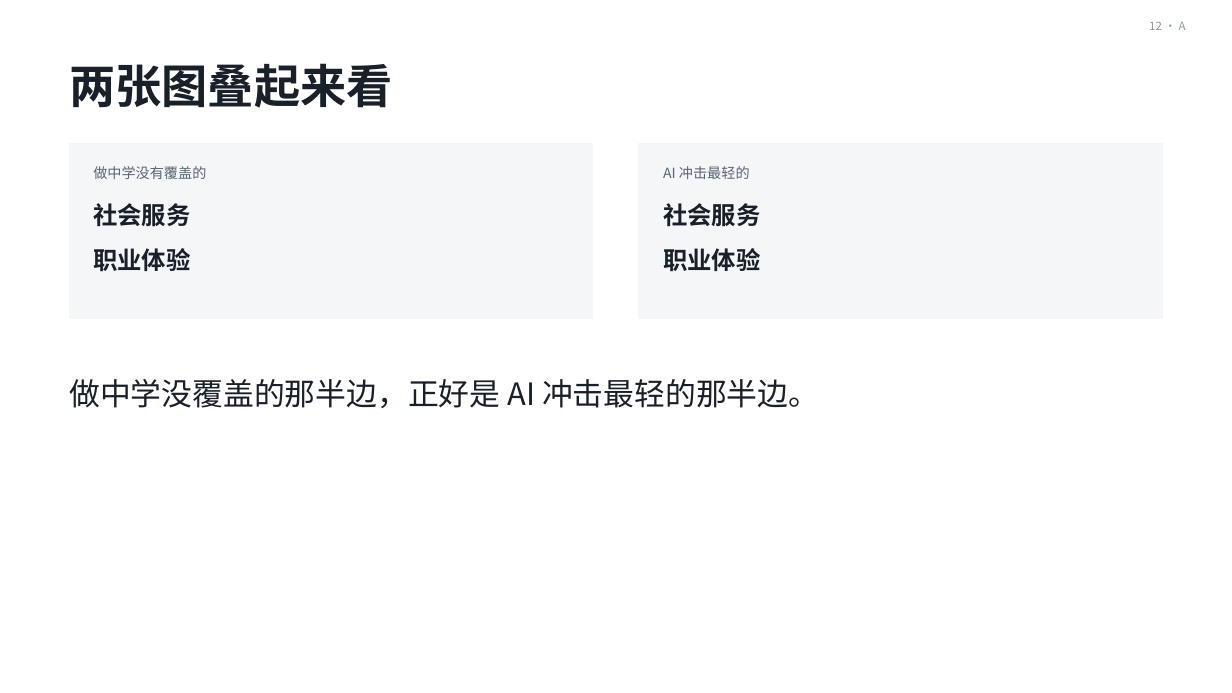
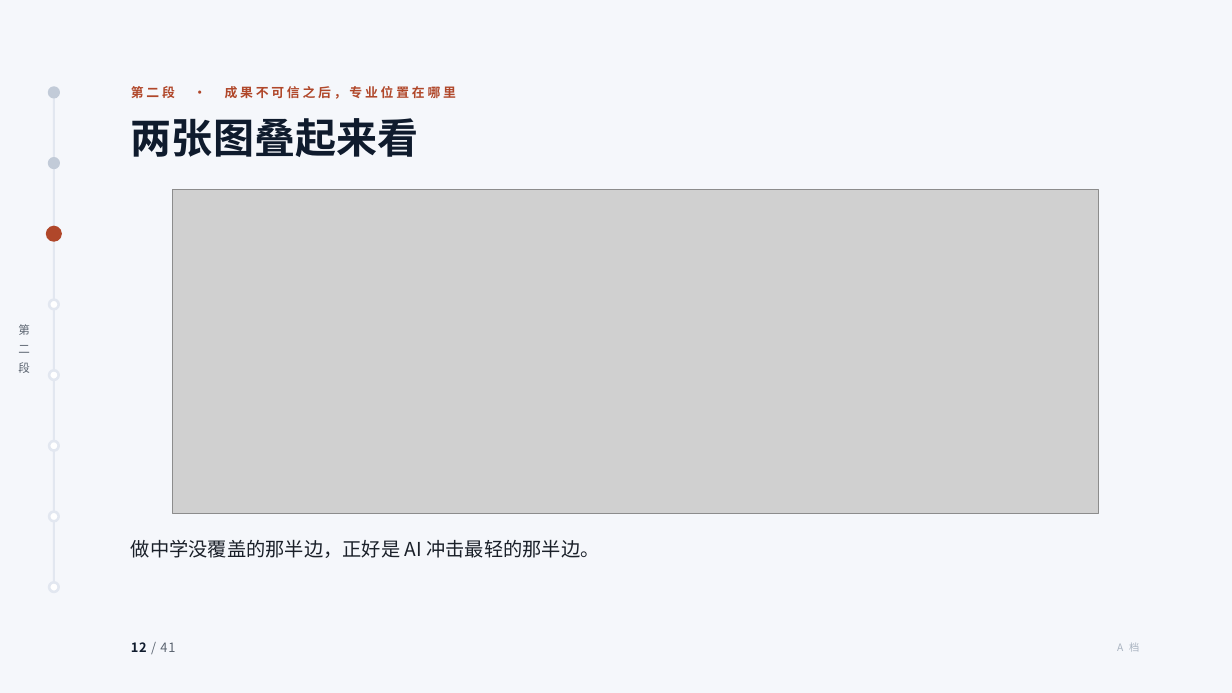
Before and after one commit to tonyxinvip/slides, a slide deck: slide 12 of comprehensive-practice-ai/做中学与综合实践活动.pptx. Drawn at 1232x693 pixels with LibreOffice and Linux fonts; fonts in the diff are those of the drawing; grey boxes stand for pictures. Boxes give left, top, right and bottom in pixels: in the first picture for what was removed or moved away, otherwise in the second. Text is boxed around its words. In the diff, an @@ line names an element or a change of style, - is before the commit and + after.

```diff
--- a/comprehensive-practice-ai/做中学与综合实践活动.pptx
+++ b/comprehensive-practice-ai/做中学与综合实践活动.pptx
@@ background #FFFFFF to #F5F7FB @@
@@ text removed at bbox=[1149, 21, 1186, 30] @@
-12 · A
@@ ellipse added at bbox=[49, 88, 58, 97], fill #C2CBD8, outline #C2CBD8 2 pt @@
@@ text added at bbox=[131, 86, 456, 99], 10 pt, text #B0472A, bold @@
+第二段 · 成果不可信之后，专业位置在哪里
@@ line added from (54, 92) to (54, 587), #E2E7F0 1.5 pt @@
@@ text "两张图叠起来看": place and size @@
-text "两张图叠起来看" at bbox=[69, 63, 392, 108]
+text "两张图叠起来看" at bbox=[131, 118, 419, 157]
@@ text "两张图叠起来看" at bbox=[131, 118, 419, 157]: size 36 to 32 pt, text colour #1A2029 to #0F1B2D @@
@@ rectangle removed at bbox=[69, 143, 593, 319] @@
@@ rectangle removed at bbox=[640, 143, 1164, 319] @@
@@ ellipse added at bbox=[49, 158, 58, 167], fill #C2CBD8, outline #C2CBD8 2 pt @@
@@ text removed at bbox=[93, 166, 206, 179] @@
-做中学没有覆盖的
@@ text removed at bbox=[663, 166, 750, 179] @@
-AI 冲击最轻的
@@ text removed at bbox=[93, 203, 190, 227] @@
-社会服务
@@ picture added at bbox=[172, 190, 1098, 514] @@
@@ text removed at bbox=[663, 203, 760, 227] @@
-社会服务
@@ ellipse added at bbox=[47, 227, 61, 241], fill #B0472A, outline #B0472A 2 pt @@
@@ text removed at bbox=[93, 248, 190, 272] @@
-职业体验
@@ text removed at bbox=[663, 248, 760, 272] @@
-职业体验
@@ ellipse added at bbox=[49, 299, 58, 309], fill #FFFFFF, outline #E2E7F0 2 pt @@
@@ text added at bbox=[18, 324, 30, 373], 9 pt, text #5B6470 @@
+第
+二
+段
@@ ellipse added at bbox=[49, 371, 58, 380], fill #FFFFFF, outline #E2E7F0 2 pt @@
@@ ellipse added at bbox=[49, 441, 58, 450], fill #FFFFFF, outline #E2E7F0 2 pt @@
@@ ellipse added at bbox=[49, 512, 58, 521], fill #FFFFFF, outline #E2E7F0 2 pt @@
@@ text "做中学没覆盖的那半边，正好是 AI 冲击最轻的那半边。": place and size @@
-text "做中学没覆盖的那半边，正好是 AI 冲击最轻的那半边。" at bbox=[69, 379, 819, 408]
+text "做中学没覆盖的那半边，正好是 AI 冲击最轻的那半边。" at bbox=[131, 539, 599, 558]
@@ text "做中学没覆盖的那半边，正好是 AI 冲击最轻的那半边。" at bbox=[131, 539, 599, 558]: size 24 to 15 pt; line spacing 1.4 to 1; vertical alignment top to middle @@
@@ ellipse added at bbox=[49, 582, 58, 592], fill #FFFFFF, outline #E2E7F0 2 pt @@
@@ text added at bbox=[131, 642, 175, 652], 10 pt, text #5B6470 @@
+12 / 41
@@ text added at bbox=[1117, 643, 1139, 652], 8 pt, text #A9B3C0 @@
+A 档
```
Also in this commit, not shown: 38 other slides changed, 2 slides added, 2 slides removed, 16 other files.
